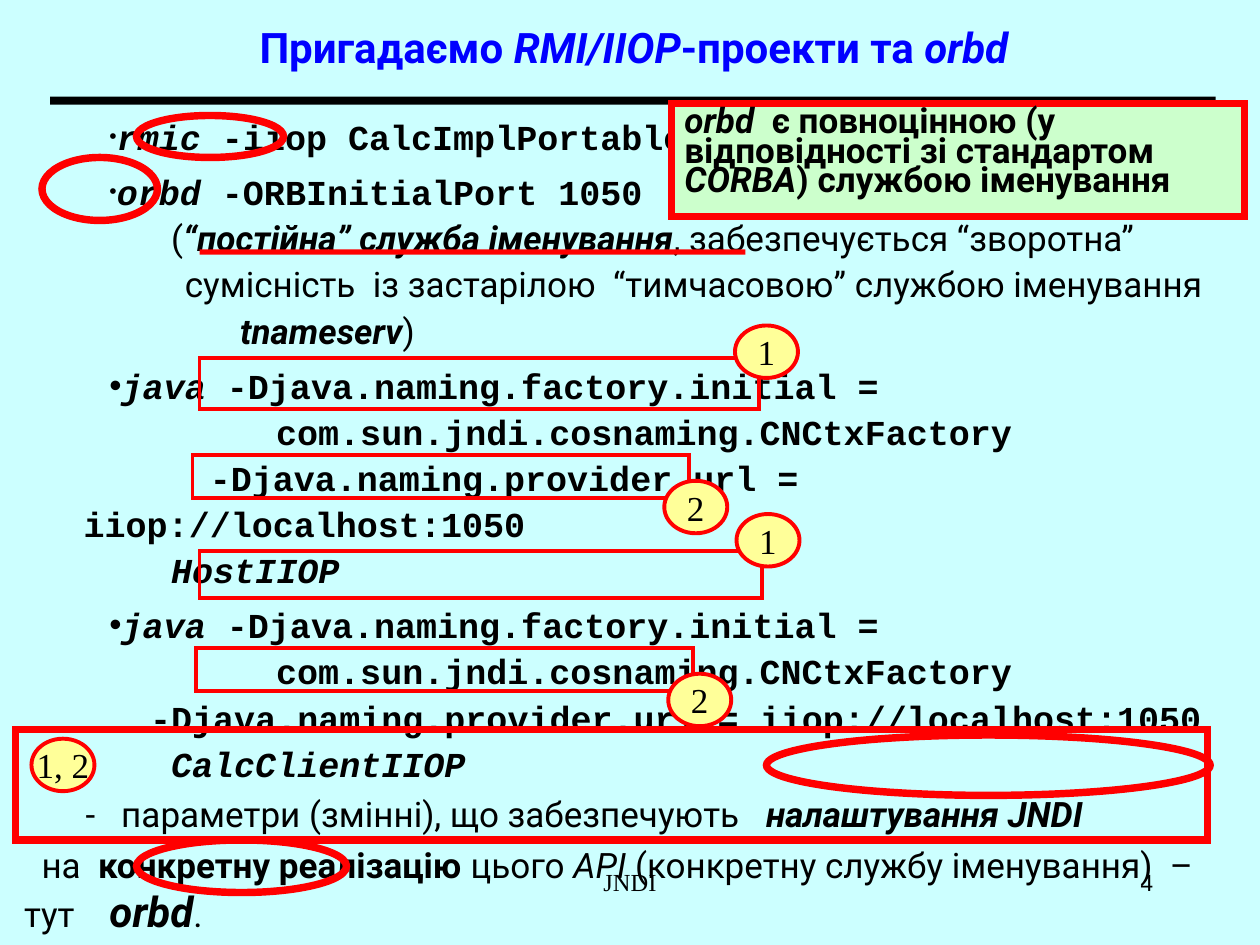
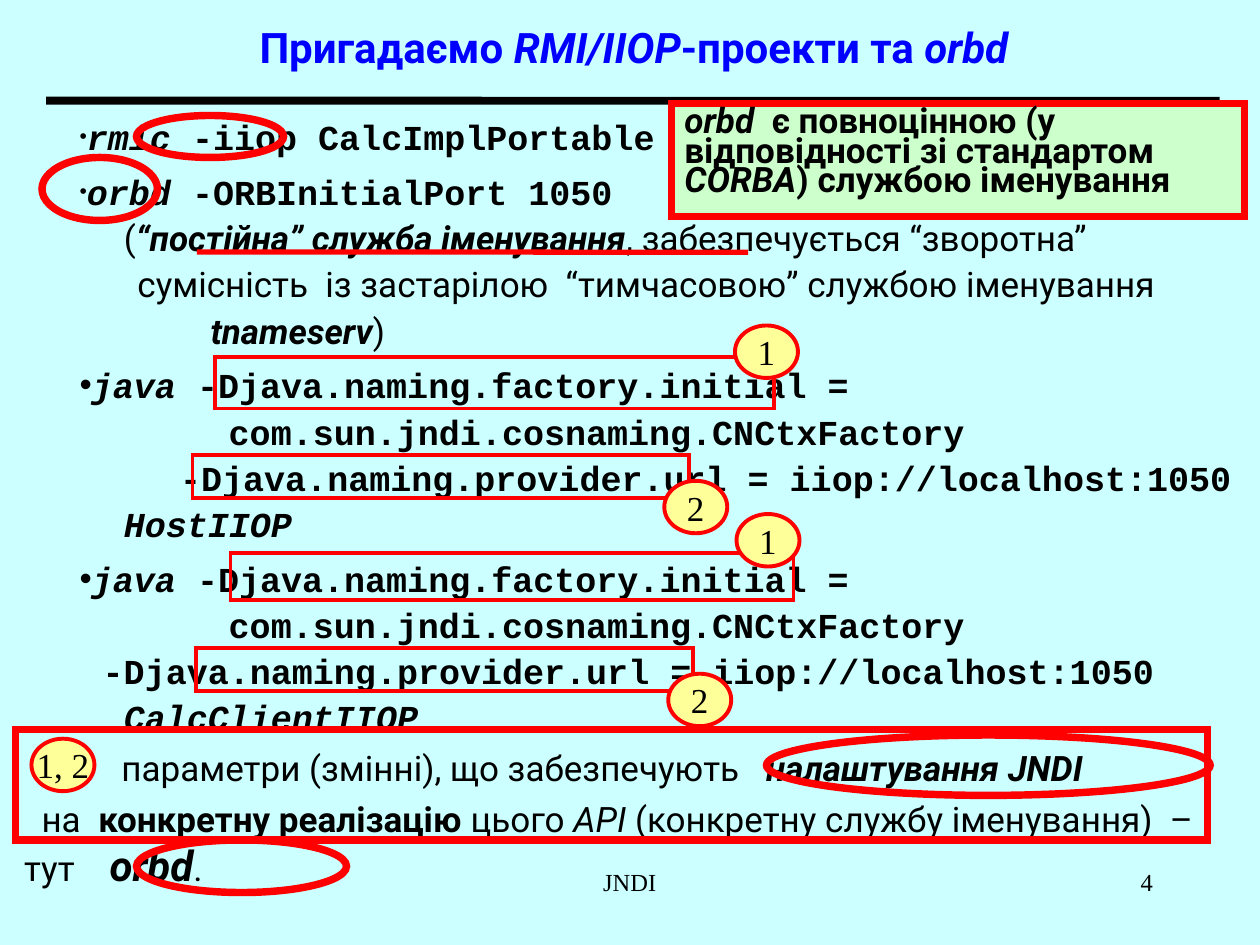
Before and after one commit to magistrs2016/magistrs2016.github.io, a slide deck: slide 4 of it/it_demo05/W33_JNDI_(16)2008.ppt. Drawn at 1260x945 pixels with LibreOffice and Linux fonts; fonts in the diff are those of the drawing. Boxes give left, top, right and bottom in pixels: in the first picture for what was removed or moved away, otherwise in the second. Text is boxed around its words. In the diff, an @@ line names an element or a change of style, - is before the commit and + after.

```diff
--- a/it/it_demo05/W33_JNDI_(16)2008.ppt
+++ b/it/it_demo05/W33_JNDI_(16)2008.ppt
@@ text "rmic -iiop CalcImplPortable" rewrapped from box(42, 126, 1202, 887) to box(24, 125, 1231, 892) @@
@@ rectangle: place and size @@
-rectangle at box(199, 358, 759, 410)
+rectangle at box(214, 358, 774, 410)
@@ rectangle: place and size @@
-rectangle at box(199, 551, 762, 598)
+rectangle at box(231, 553, 794, 601)
```
Also in this commit, not shown: 6 other slides changed, 9 other files.
